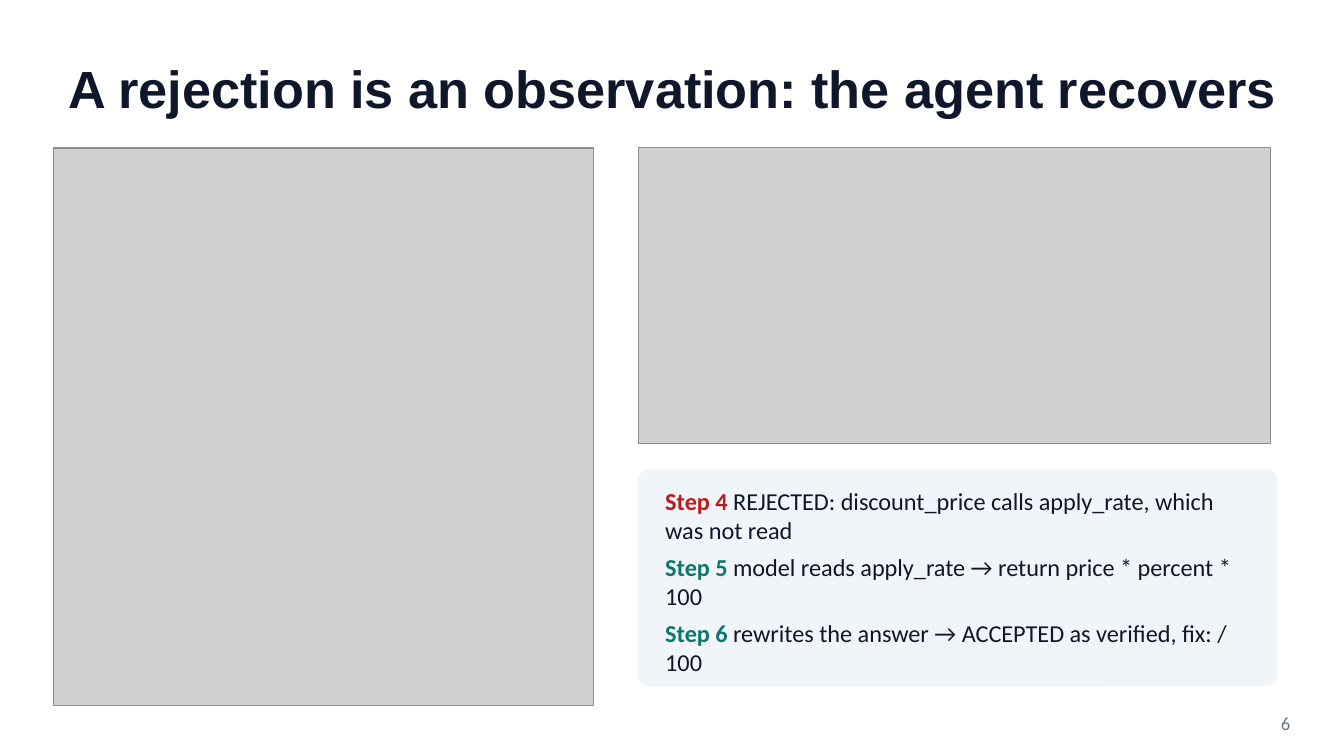
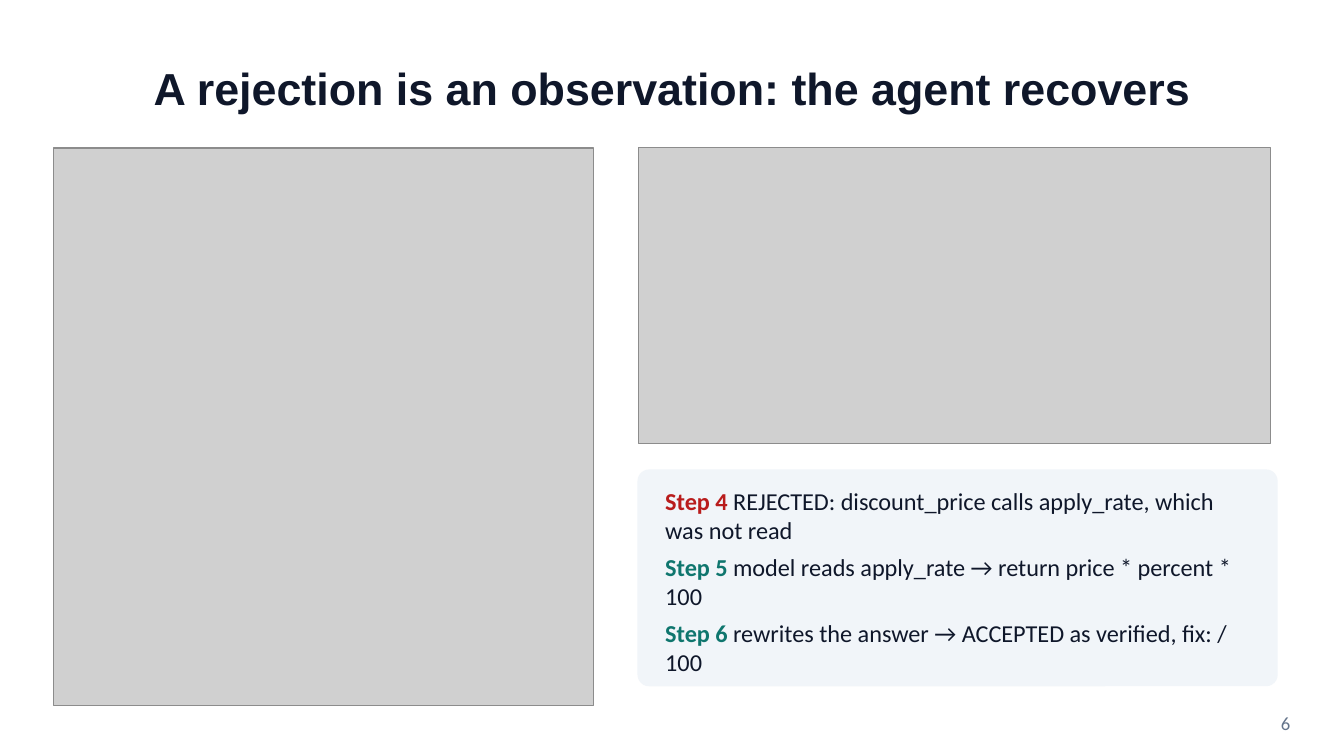
Before and after one commit to ambs19/code-explainer, a slide deck: slide 6 of docs/Code_Explainer_Presentation.pptx. Drawn at 1344x756 pixels with LibreOffice and Linux fonts; fonts in the diff are those of the drawing; grey boxes stand for pictures. Boxes give left, top, right and bottom in pixels: in the first picture for what was removed or moved away, otherwise in the second. Text is boxed around its words. In the diff, an @@ line names an element or a change of style, - is before the commit and + after.

```diff
--- a/docs/Code_Explainer_Presentation.pptx
+++ b/docs/Code_Explainer_Presentation.pptx
@@ title "A rejection is an observation: ..." at bbox=[154, 72, 1190, 114]: size 28 to 24 pt @@
```
Also in this commit, not shown: 4 other slides changed, 1 slide added, 23 other files.
